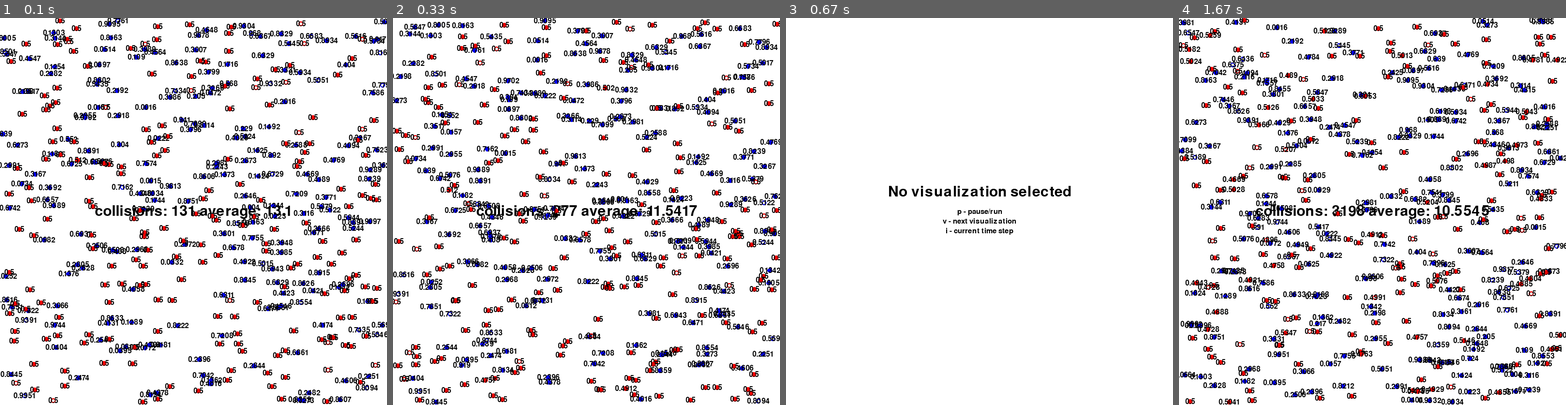
Above: before the commit, frames 1-4 (left to right).
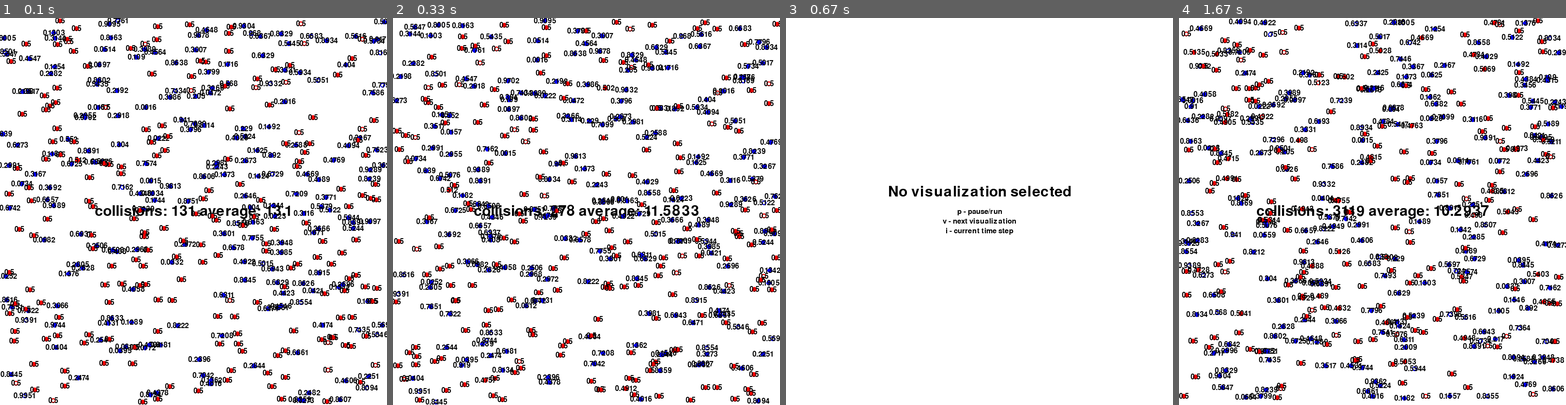
Above: after the commit, the same moments.

Repository: courtiol/choosiness
Game: pygame game, started from simulate.py
The game is run twice, just before and just after one commit, with the same random seed, the same clock (stepped at 60 frames per second) and the same inputs.
Inputs:
- Up to frame 1 (0.1 s): no input
- Up to frame 2 (0.33 s): no input
- Up to frame 3 (0.67 s): hold Right from 0.33 s (still down)
- Up to frame 4 (1.67 s): release Right at 0.8 s; hold Left from 1.33 s (still down)

Frame 1 is identical in both runs. In frame 2, 1.5% of the frame differs, in the area x 0-98%, y 4-100%; in frame 3, nothing differs; in frame 4, 30%, in the area x 0-100%, y 0-100%.

Commit message:
CPopulation: 1) ToDo: More general solution with a decorator for __str__ output of parameters of class 2) ToDo: I inserted a boolean parameter in_initialization to CPopulation to prevent creation of individuals from couples of the form (None, None)

Diff:
--- a/CIndividual.py
+++ b/CIndividual.py
@@ -1,5 +1,6 @@
 import random
 import CChromosome
+from Tools.usefulDecorators import printAllParameters
 
 # constants:
 ALIVE = 0
@@ -15,7 +16,7 @@
     can be created by its "parents". The inheritable information of each individual is saved in a pair of
     chromosomes.
     """
-    def __init__(self, gender, latency, mutation_range, mutation_rate, survival_prob, mother=None, father=None):  # ToDo: pass survival proba
+    def __init__(self, gender, latency, mutation_range, mutation_rate, survival_prob, mother=None, father=None):
         """
 
         :type self: object
@@ -86,9 +87,6 @@
         # is the same at the mating step as for other states
         self.state = IN_LATENCY
 
+    @printAllParameters
     def __str__(self):
-        str_n = "Chromosome 1:\n" + str(self.ch1)
-        str_n += "Chromosome 2:\n" + str(self.ch2)
-        str_n += "choosiness: " + str(self.phi) + "\n"
-        str_n += "quality: " + str(self.q) + "\n"
-        return str_n
+        return ""
--- a/CPopulation.py
+++ b/CPopulation.py
@@ -50,9 +50,15 @@
         self.set_initial_position_in_the_environment = set_initial_position_in_the_environment
         self.mutation_range = mutation_range
         self.mutation_rate = mutation_rate
+        self.a = a # weighted average for the quality of the offspring
+        self.type_of_average = type_of_average # ARITHMETIC_MEAN / GEOMETRIC_MEAN
+
+        # Add individuals to population
+        # Set in_initialization to True to allow creating individuals from couples of the form (None, None)
+        # For details look in the method "_create_individual"
+        self.in_initialization = True
         self._add_individuals(self.populationSize)
-        self.a = a #weighted average for the quality of the offspring
-        self.type_of_average = type_of_average # ARITHMETIC_MEAN / GEOMETRIC_MEAN
+        self.in_initialization = False
 
     # choose for get_position_in_the_Environment any function that returns a tuple of coordinates in the environment
     def _add_individuals(self, n):
@@ -65,6 +71,14 @@
         # Add n individuals
         for i in range(n):
             individual = self._create_individual()
+            # if for whatever reason there could no individual be created (e.g. no couple in the queue), skip the step
+            # This happens if the queue of couples is empty and the class is not anymore in the initialization mode
+            if individual is None:
+                # Here could be also written return. However for future use if the filling of the couples array runs
+                # parallel it is more reasonable to use continue, since the couples array could be filled up during
+                # execution of this step.
+                print("Couples array was empty. No individual added.")
+                continue
             if individual.gender == CIndividual.MALE:
                 self.males.append(individual)
             else:
@@ -75,11 +89,11 @@
         return len(self.males)+len(self.females)
 
     @property
-    def current_males_size(self):
+    def current_number_of_males(self):
         return len(self.males)
 
     @property
-    def current_females_size(self):
+    def current_number_of_females(self):
         return len(self.females)
 
     def _create_individual(self):
@@ -92,6 +106,9 @@
         :return: created individuals (an instance of CIndividual)
         """
         (father, mother) = self._choose_couple()
+        # if no couple could be found and we are not anymore in the initialization step return none
+        if not self.in_initialization and father is None and mother is None:
+            return None
         if random.random() >= self.sex_ratio:
             new_individual = CIndividual.CIndividual(gender=CIndividual.MALE, latency=self.latency_males,
                                                      mutation_range=self.mutation_range,
@@ -115,25 +132,13 @@
             male.update_state()
             if male.state == CIndividual.DEAD:
                 del self.males[i]
-                self._add_individual_of_next_generation()
         for i, female in enumerate(self.females):
             female.update_state()
             if female.state == CIndividual.DEAD:
                 del self.females[i]
-                self._add_individual_of_next_generation()
-
-    # Creates a new individual and appends it to "males" or "females"
-    def _add_individual_of_next_generation(self):
-        """
-        Creates a new individual with the method "createIndividual". If the newly created individual is male it is
-        appended to "males" otherwise it is appended to "females"
-        :return:
-        """
-        individual = self._create_individual()
-        if individual.gender == CIndividual.MALE:
-            self.males.append(individual)
-        else:
-            self.females.append(individual)
+        # Fill up the population again
+        number_of_new_individuals = self.populationSize-self.current_population_size
+        self._add_individuals(number_of_new_individuals)
 
     def _choose_couple(self):
         """
@@ -142,9 +147,7 @@
         :return: element of "couples"
         """
         if len(self.couples) == 0:
-            print("No couple in queue => Create individual with initial values")
-            return None, None  # ToDo: Better possible //
-            #  ToDo ALEX: No, you should keep these places free and fill them up later on!!
+            return None, None
         else:
             # most stupid implementation since Alias is created every time even when "couples"
             # doesn't change => ToDo. Change
@@ -194,6 +197,6 @@
 
     def __str__(self):
         return """total population: {0}\nfemales: {1}\nmales: {2}\nmaximal number of saved couples: {3}\n
-        current number of couple in que: {4}\n""".format(self.current_population_size(),
-        self.current_females_size(), self.current_males_size(), self.maximal_number_of_saved_couples(),
+        current number of couple in que: {4}\n""".format(self.current_population_size,
+        self.current_number_of_females, self.current_number_of_males, self.maximal_number_of_saved_couples,
         len(self.couples))
--- a/CSimulation.py
+++ b/CSimulation.py
@@ -1,7 +1,7 @@
 import Environment
 import CPopulation
 from Visualization.CVisualizationBaseClass import CSimpleVisualization
-
+from Tools.usefulDecorators import printAllParameters
 from Visualization.VisualizationWithPygame.VisualizationCombination import CCombinationOfVisualizations
 import pickle
 
@@ -35,6 +35,10 @@
         self.collision_counter = 0
         self.step_counter = 1
         self.average_number_of_collisions_per_timestep = 0
+
+    @printAllParameters
+    def __str__(self):
+        return ""
 
 
 class CSimulation:
--- a/Environment.py
+++ b/Environment.py
@@ -1,5 +1,6 @@
 import math
 import random
+from Tools.usefulDecorators import printAllParameters
 
 
 # Parameters of environment:
@@ -147,3 +148,7 @@
             p1.y -= math.cos(angle) * overlap
             p2.x -= math.sin(angle) * overlap
             p2.y += math.cos(angle) * overlap
+
+    @printAllParameters
+    def __str__(self):
+        return ""
--- /dev/null
+++ b/Tools/__init__.py
@@ -0,0 +1 @@
+__author__ = 'robert'
--- /dev/null
+++ b/Tools/usefulDecorators.py
@@ -0,0 +1,15 @@
+__author__ = 'robert'
+
+def printAllParameters(__str__):
+    """
+    Decorator for __str__. After applying the method prints the values of all parameters of the class
+    :param __str__:
+    :return:new __str__ method
+    """
+    def new_str(*args):
+        z = ""
+        for key in args[0].__dict__.keys():
+            z += key+": "+str(args[0].__dict__[key])+"\n"
+        z += __str__(*args)
+        return z
+    return new_str
--- a/Visualization/VisualizationWithPygame/CVisualizationWithPygameBaseClass.py
+++ b/Visualization/VisualizationWithPygame/CVisualizationWithPygameBaseClass.py
@@ -27,8 +27,8 @@
     # overwrite
     def init_display(self):
         CVisualizationWithPygameBaseClass.screen = pygame.display.set_mode((self.width_of_window, self.height_of_window))
-        pygame.display.set_caption("Simulation with "+str(self.simulation.population.current_females_size) +
-                                   ' females in red and '+str(self.simulation.population.current_males_size) +
+        pygame.display.set_caption("Simulation with "+str(self.simulation.population.current_number_of_females) +
+                                   ' females in red and '+str(self.simulation.population.current_number_of_males) +
                                    ' males in blue')
         pygame.init()
 
--- a/Visualization/VisualizationWithPygame/VisualizationOf2DEnvironment.py
+++ b/Visualization/VisualizationWithPygame/VisualizationOf2DEnvironment.py
@@ -74,8 +74,8 @@
         self.print_text_on_screen(text, self.simulation.settings.width/2, self.simulation.settings.height/2)
 
     def _draw_population(self, population):
-        pygame.display.set_caption("Simulation with "+str(self.simulation.population.current_females_size) +
-                                   ' females in red and '+str(self.simulation.population.current_males_size) +
+        pygame.display.set_caption("Simulation with "+str(self.simulation.population.current_number_of_females) +
+                                   ' females in red and '+str(self.simulation.population.current_number_of_males) +
                                    ' males in blue')
         for p in population.males:
             self._draw_individual(p)
--- a/Visualization/VisualizationWithPygame/VisualizationWithDiagrams.py
+++ b/Visualization/VisualizationWithPygame/VisualizationWithDiagrams.py
@@ -37,8 +37,8 @@
 
         # it is not necessary to update in every step the graphics
         # take expected life = average time of one generation as update rate
-        # self.update_in_every_n_step = int(round(1/(1-self.simulation.settings.s)))
-        self.update_in_every_n_step = 1 # ToDo: comment and take line up
+        max_s = max([self.simulation.settings.s_males, self.simulation.settings.s_females])
+        self.update_in_every_n_step = int(round(1/(1-max_s)))
         self.counter = 0
 
         # since there is only one plt object we need to count the number of instances of this class
--- a/simulate.py
+++ b/simulate.py
@@ -6,9 +6,11 @@
 
 # Start simulation
 simulation = CSimulation.CSimulation()
+print(simulation.env)
 visualization = CCombinationOfVisualizations(simulation)
 visualization.init_display()
 add_visualization_to_simulation(simulation, visualization)
+simulation.run()
 
 """
 population = pickle.load( open( "saved/population878.p", "rb" ) )
@@ -20,9 +22,10 @@
 """
 
 
-print("Start simulation")
-print(simulation)
-simulation.run()
+
+#print("Start simulation")
+#print(simulation)
+#simulation.run()
 # simulation.run_n_timesteps(500)
 # pickle.dump( simulation.population, open( "saved/population"+str(simulation.settings.step_counter)+".p", "wb" ) )
 # pickle.dump( simulation.env, open( "saved/environment"+str(simulation.settings.step_counter)+".p", "wb" ) )
